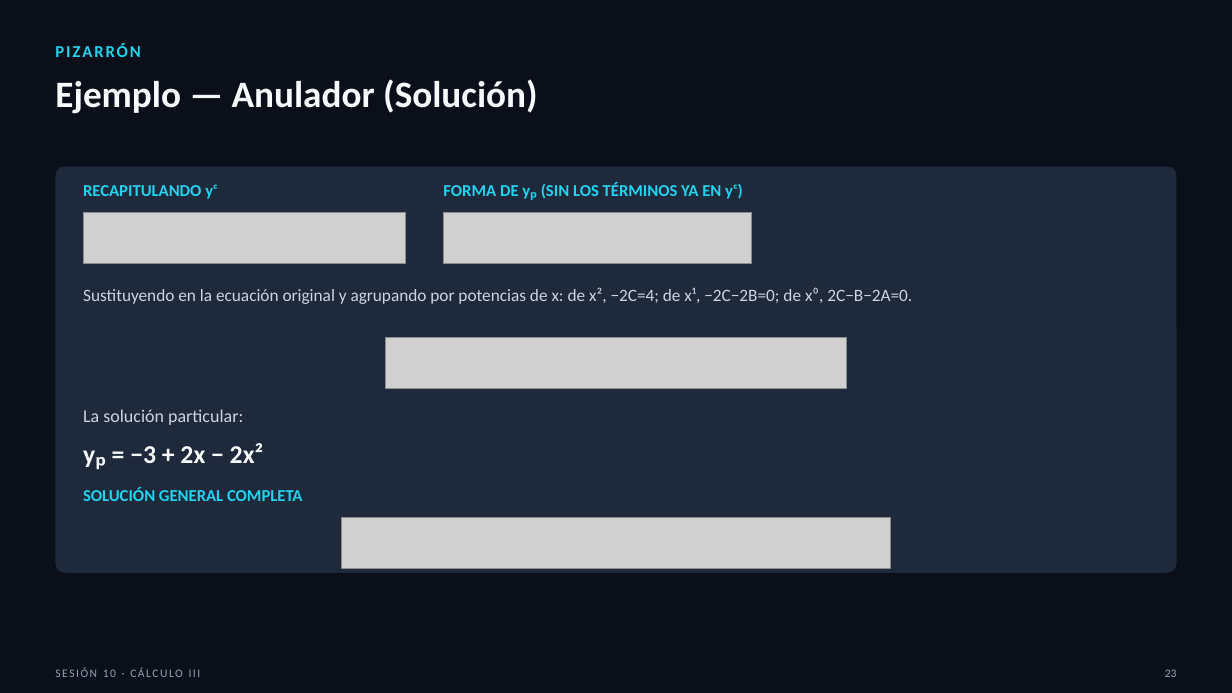
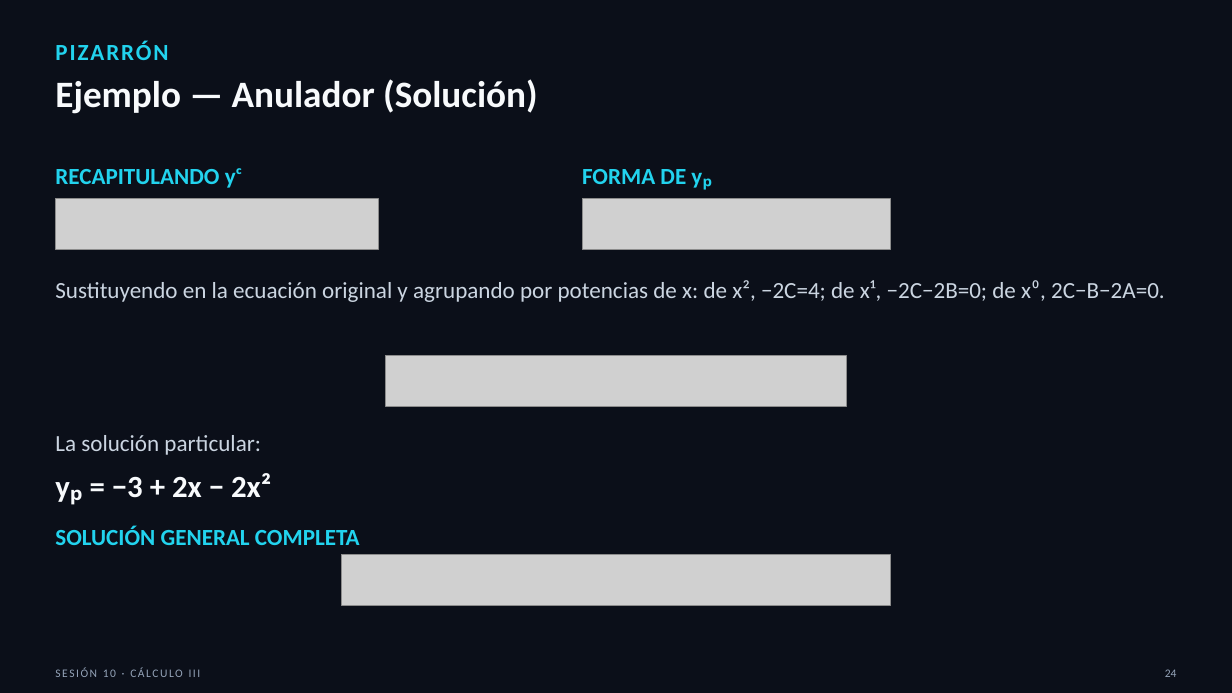
Before and after one commit to SernaEd/FirmsSimulationClass, a slide deck: slide 24 of sesion10/Sesion10_Metodos_de_Solucion.pptx (slide 23 before the commit). Drawn at 1232x693 pixels with LibreOffice and Linux fonts; fonts in the diff are those of the drawing; grey boxes stand for pictures. Boxes give left, top, right and bottom in pixels: in the first picture for what was removed or moved away, otherwise in the second. Text is boxed around its words. In the diff, an @@ line names an element or a change of style, - is before the commit and + after.

```diff
--- a/sesion10/Sesion10_Metodos_de_Solucion.pptx
+++ b/sesion10/Sesion10_Metodos_de_Solucion.pptx
@@ size 13 to 18 pt in 3 elements at (x1=55, y1=40, x2=168, y2=60), (x1=55, y1=525, x2=360, y2=545), (x1=55, y1=168, x2=242, y2=188) @@
@@ text "RECAPITULANDO yᶜ" moved from (x1=83, y1=184, x2=218, y2=199) to (x1=55, y1=168, x2=242, y2=188) @@
@@ rounded rectangle removed at (x1=55, y1=166, x2=1177, y2=573) @@
@@ text at (x1=582, y1=169, x2=712, y2=190): text changed; size 13 to 18 pt @@
-FORMA DE yₚ (SIN LOS TÉRMINOS YA EN yᶜ)
+FORMA DE yₚ
@@ picture moved from (x1=83, y1=213, x2=406, y2=263) to (x1=55, y1=199, x2=378, y2=250) @@
@@ picture moved from (x1=444, y1=213, x2=752, y2=263) to (x1=582, y1=199, x2=891, y2=250) @@
@@ text "Sustituyendo en la ecuación original ..." moved from (x1=83, y1=287, x2=912, y2=304) to (x1=55, y1=280, x2=1165, y2=302) @@
@@ text "Sustituyendo en la ecuación original ..." at (x1=55, y1=280, x2=1165, y2=302): size 13.5 to 18 pt @@
@@ picture moved from (x1=386, y1=337, x2=847, y2=388) to (x1=386, y1=356, x2=847, y2=407) @@
@@ text "La solución particular:" moved from (x1=83, y1=409, x2=243, y2=425) to (x1=55, y1=435, x2=261, y2=455) @@
@@ text "La solución particular:" at (x1=55, y1=435, x2=261, y2=455): size 14 to 18 pt @@
@@ text "yₚ = −3 + 2x ..." moved from (x1=130, y1=443, x2=263, y2=463) to (x1=112, y1=473, x2=271, y2=498) @@
@@ text "yₚ = −3 + 2x ..." at (x1=112, y1=473, x2=271, y2=498): size 20 to 24 pt @@
@@ text "SOLUCIÓN GENERAL COMPLETA" moved from (x1=83, y1=488, x2=303, y2=501) to (x1=55, y1=525, x2=360, y2=545) @@
@@ picture moved from (x1=342, y1=518, x2=891, y2=568) to (x1=342, y1=555, x2=891, y2=605) @@
@@ text at (x1=1165, y1=669, x2=1177, y2=677): text changed @@
-23
+24
```
Also in this commit, not shown: 26 other slides changed, 2 slides added, 2 other files.
